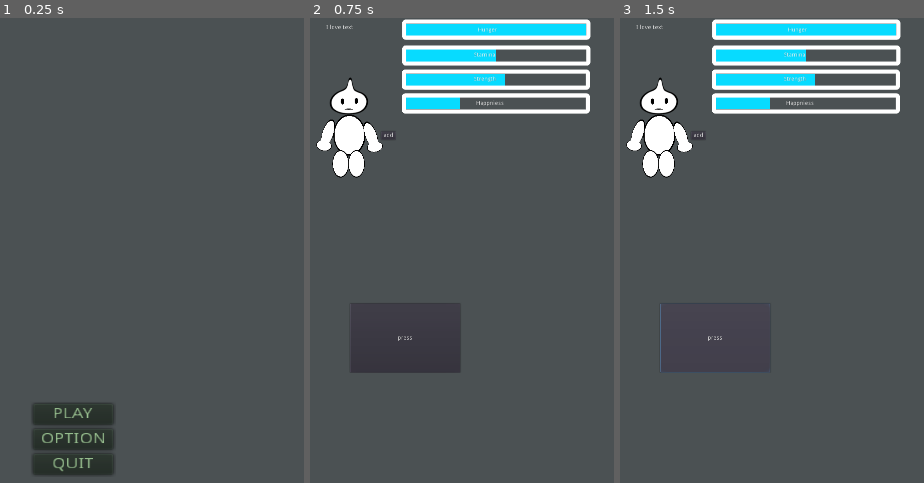
Above: before the commit, frames 1-3 (left to right).
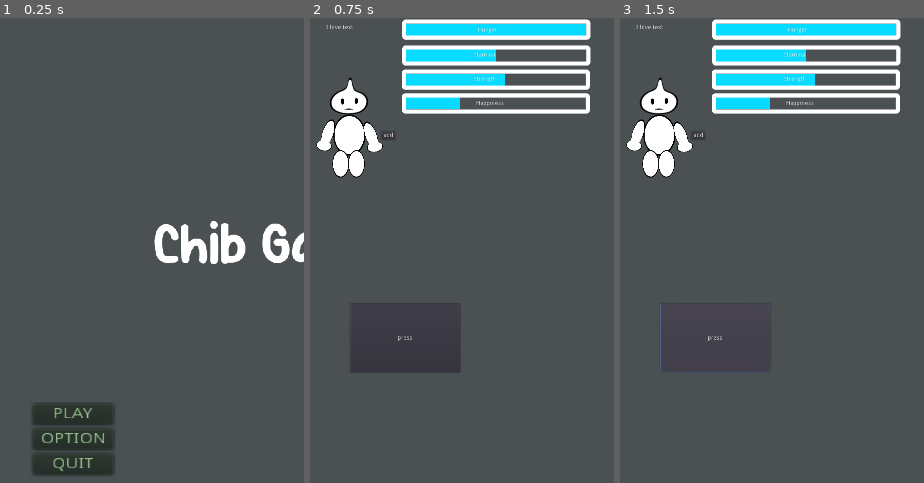
Above: after the commit, the same moments.

Repository: wiznob/chibGarden
Game: Godot game, scene res://titleScreen/titleScreen.tscn
The game is run twice, just before and just after one commit, with the same random seed, the same clock (stepped at 60 frames per second) and the same inputs. This scene is started directly instead of the project's main scene.
Inputs:
- Up to frame 1 (0.25 s): no input
- Up to frame 2 (0.75 s): click "PLAY" at 0.5 s
- Up to frame 3 (1.5 s): click "press" at 1.25 s

The runs differ from the first frame. In frame 1, 2.1% of the frame differs, in the area x 50-100%, y 43-53%; in frame 2, nothing differs; in frame 3, nothing differs.

Commit message:
Title screen draft one
play button trasnfer to scene
quit button closes application
no option scne made yet but when it is the option button will transfer user there

Diff:
--- a/titleScreen.gd
+++ b/titleScreen.gd
@@ -26,3 +26,11 @@
 
 func _on_pauseButton_pressed():
 	get_tree().paused = true
+
+
+func _on_quitButton_pressed():
+	get_tree().quit()
+
+
+#func _on_optionButton_pressed():
+	#get_tree().change_scene(whatever option is called when done)
--- a/titleScreen/titleScreen.tscn
+++ b/titleScreen/titleScreen.tscn
@@ -1,6 +1,11 @@
-[gd_scene load_steps=2 format=2]
+[gd_scene load_steps=4 format=2]
 
 [ext_resource path="res://titleScreen.gd" type="Script" id=1]
+[ext_resource path="res://titleScreen/Violet Smile.ttf" type="DynamicFontData" id=2]
+
+[sub_resource type="DynamicFont" id=1]
+size = 120
+font_data = ExtResource( 2 )
 
 [node name="Menu" type="Control"]
 anchor_right = 1.0
@@ -21,6 +26,7 @@
 margin_bottom = 34.0
 rect_min_size = Vector2( 0, 5 )
 rect_scale = Vector2( 3, 2.5 )
+script = ExtResource( 1 )
 
 [node name="playButton" type="Button" parent="VBoxContainer"]
 margin_right = 64.0
@@ -40,5 +46,26 @@
 margin_right = 64.0
 margin_bottom = 68.0
 text = "QUIT"
+script = ExtResource( 1 )
+
+[node name="VBoxContainer2" type="VBoxContainer" parent="."]
+anchor_right = 1.0
+anchor_bottom = 1.0
+margin_left = 718.0
+margin_top = 455.0
+margin_right = 312.0
+margin_bottom = -1235.0
+
+[node name="Label" type="Label" parent="VBoxContainer2"]
+margin_right = 674.0
+margin_bottom = 174.0
+custom_fonts/font = SubResource( 1 )
+text = "Chib Garden"
+percent_visible = 4.88889
+__meta__ = {
+"_editor_description_": ""
+}
 
 [connection signal="pressed" from="VBoxContainer/playButton" to="." method="_on_playButton_pressed"]
+[connection signal="pressed" from="VBoxContainer/optionButton" to="." method="_on_optionButton_pressed"]
+[connection signal="pressed" from="VBoxContainer/quitButton" to="VBoxContainer/quitButton" method="_on_quitButton_pressed"]
Binary file added: titleScreen/Violet Smile.ttf
